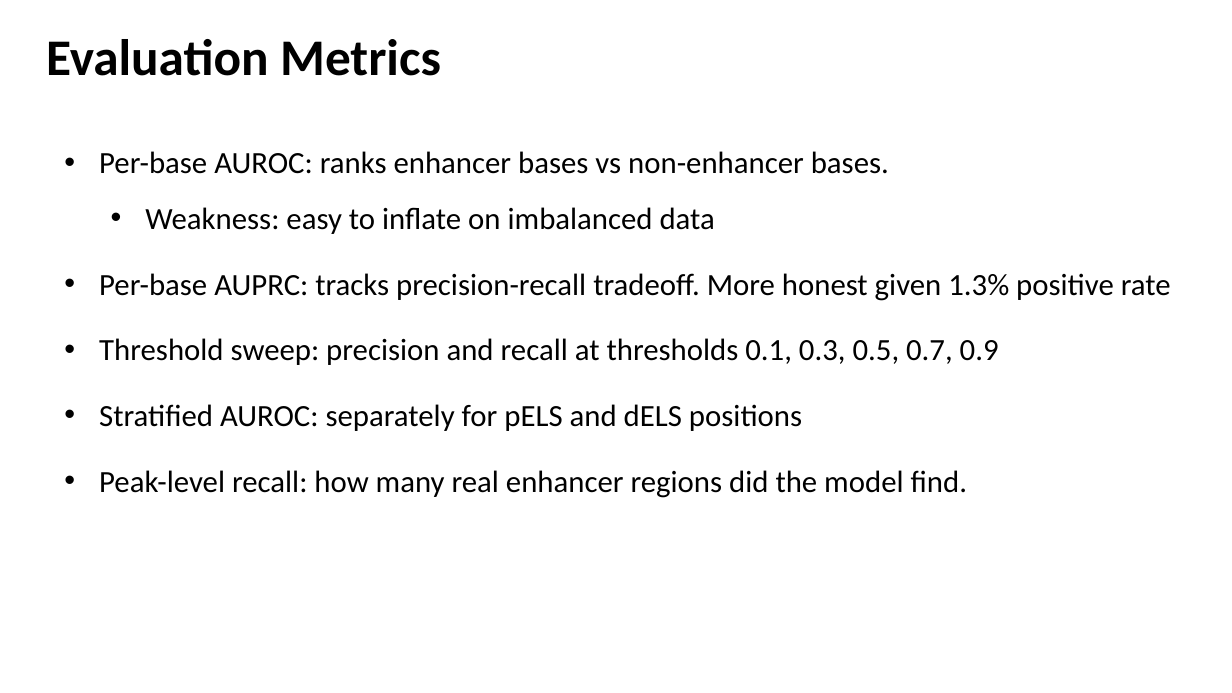
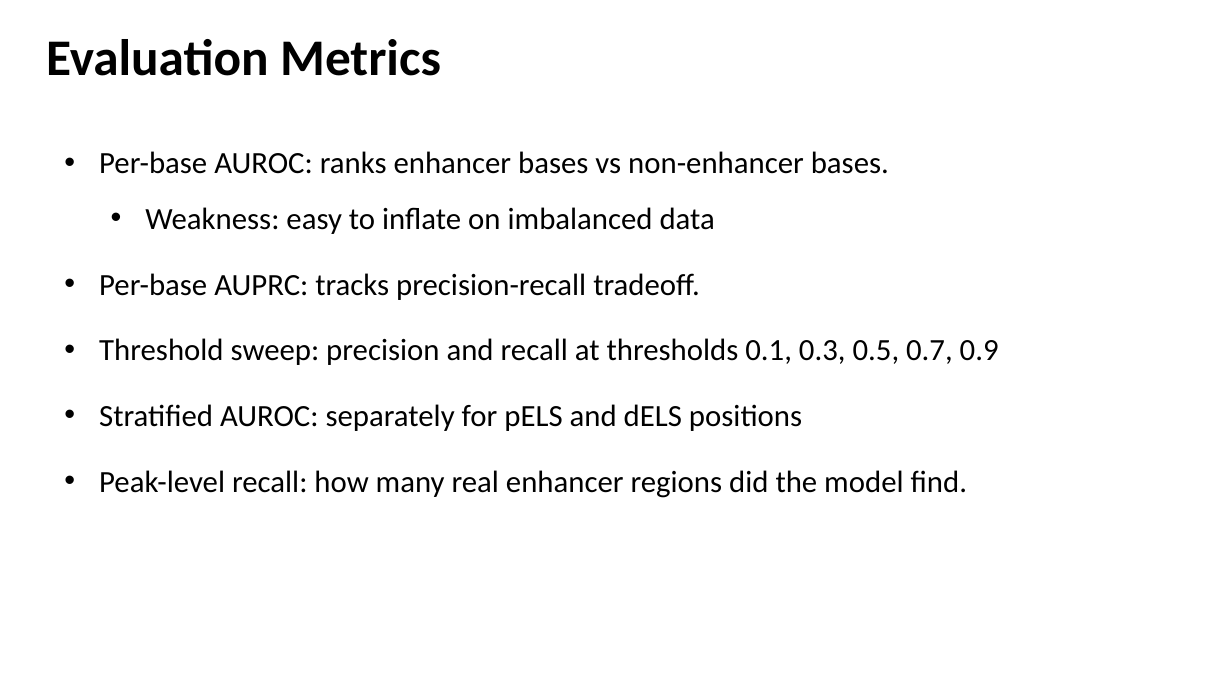
Before and after one commit to hahu1013/enhancer_prediction_k562, a slide deck: slide 6 of slides/K562_enhancer_prediction.pptx. Drawn at 1232x693 pixels with LibreOffice and Linux fonts; fonts in the diff are those of the drawing. Boxes give left, top, right and bottom in pixels: in the first picture for what was removed or moved away, otherwise in the second. Text is boxed around its words. In the diff, an @@ line names an element or a change of style, - is before the commit and + after.

```diff
--- a/slides/K562_enhancer_prediction.pptx
+++ b/slides/K562_enhancer_prediction.pptx
@@ text at <box>99,273,700,300</box>: text changed @@
-• Per-base AUPRC: tracks precision-recall tradeoff. More honest given 1.3% positive rate
+• Per-base AUPRC: tracks precision-recall tradeoff.
```
Also in this commit, not shown: 5 other slides changed.
